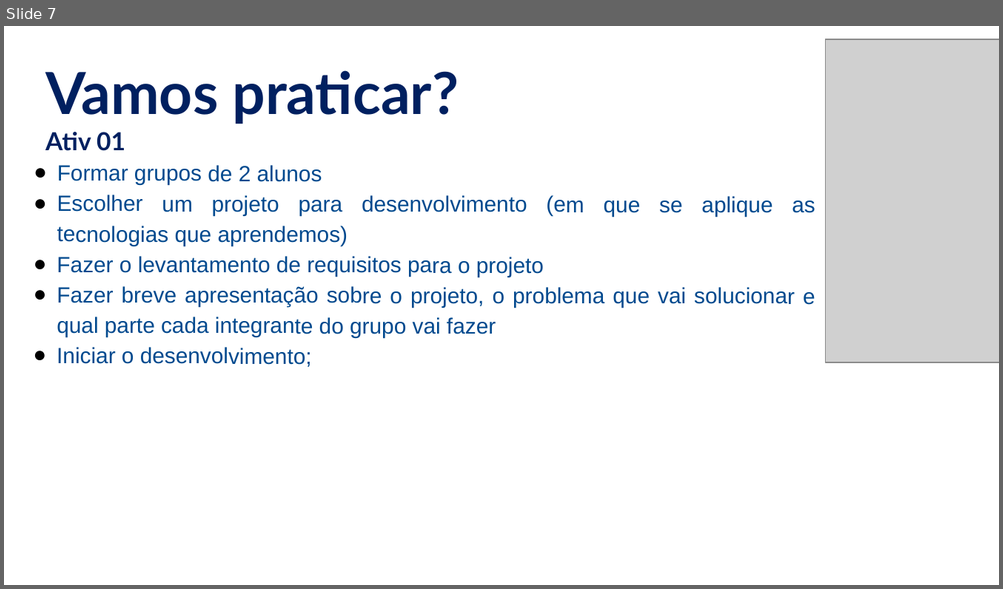
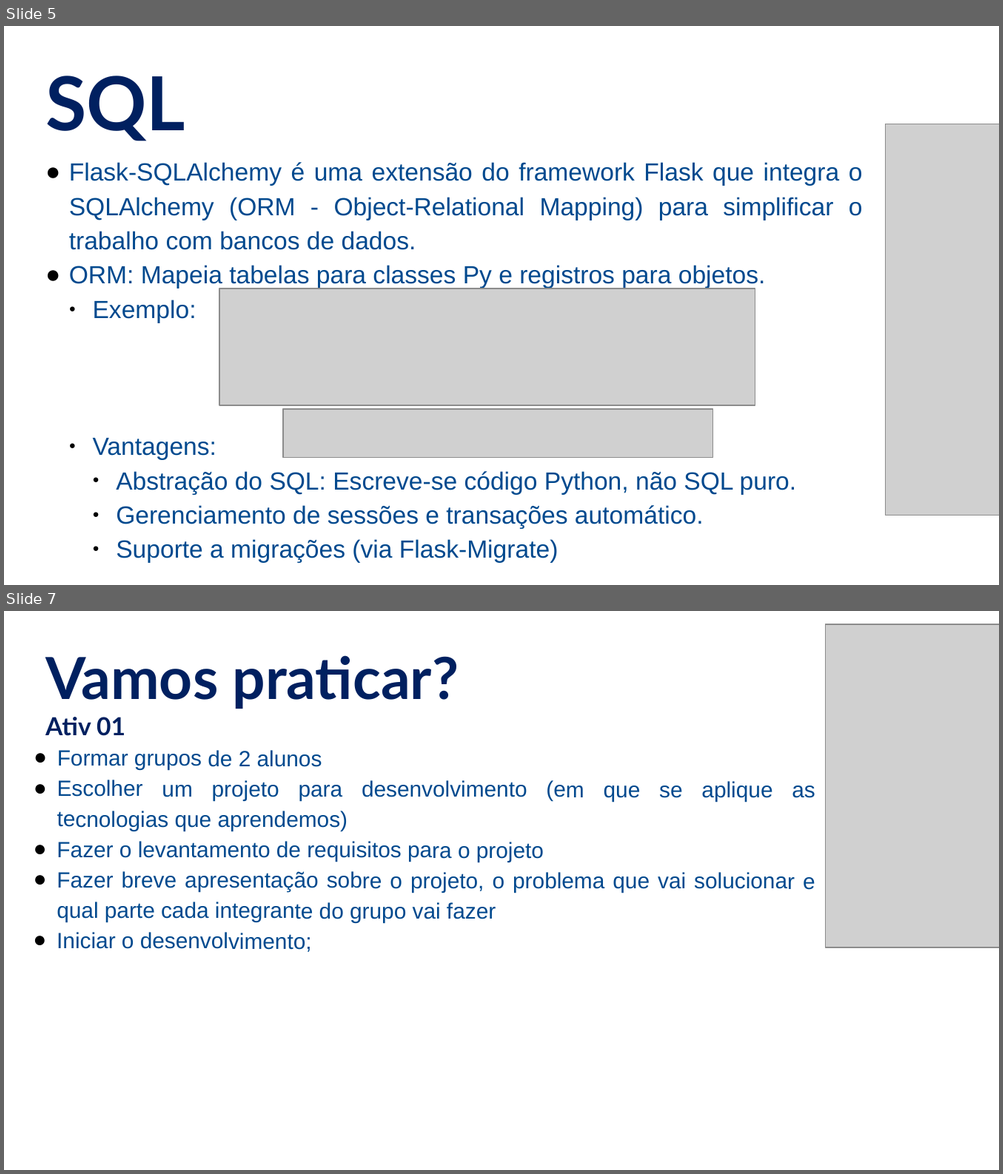
Before and after one commit to NaturalCoder/TI96, a slide deck: aula10/Aula10.pptx. Shown one above the other, each under a label of ours: slide 7 before the commit, slides 5 and 7 after it; the slides between them are not shown. The pictures are 1003x589 and 1003x1174 pixels, drawn with LibreOffice and Linux fonts; fonts in the diff are those of the drawing; grey boxes stand for pictures. Boxes give left, top, right and bottom in pixels: in the first picture for what was removed or moved away, otherwise in the second. Text is boxed around its words. In the diff, an @@ line names an element or a change of style, - is before the commit and + after.

```diff
--- a/aula10/Aula10.pptx
+++ b/aula10/Aula10.pptx
@@ slide 5 added at (4, 26, 999, 585), background #FFFFFF @@
@@ text added at (45, 76, 185, 141), 54 pt, text #002060, bold @@
+SQL
@@ picture added at (885, 124, 999, 517) @@
@@ text added at (69, 162, 862, 562), 18 pt, text #01498E @@
+● Flask-SQLAlchemy é uma extensão do framework Flask que integra o SQLAlchemy (ORM - Object-Relational Mapping) para simplificar o trabalho com bancos de dados.
+● ORM: Mapeia tabelas para classes Py e registros para objetos.
+  ● Exemplo:
+  ● Vantagens:
+    ● Abstração do SQL: Escreve-se código Python, não SQL puro.
+    ● Gerenciamento de sessões e transações automático.
+    ● Suporte a migrações (via Flask-Migrate)
@@ picture added at (220, 289, 755, 406) @@
@@ picture added at (282, 409, 712, 457) @@
```
Also in this commit, not shown: 2 slides changed, 3 other slides added, 7 slides removed, 1 other file.
